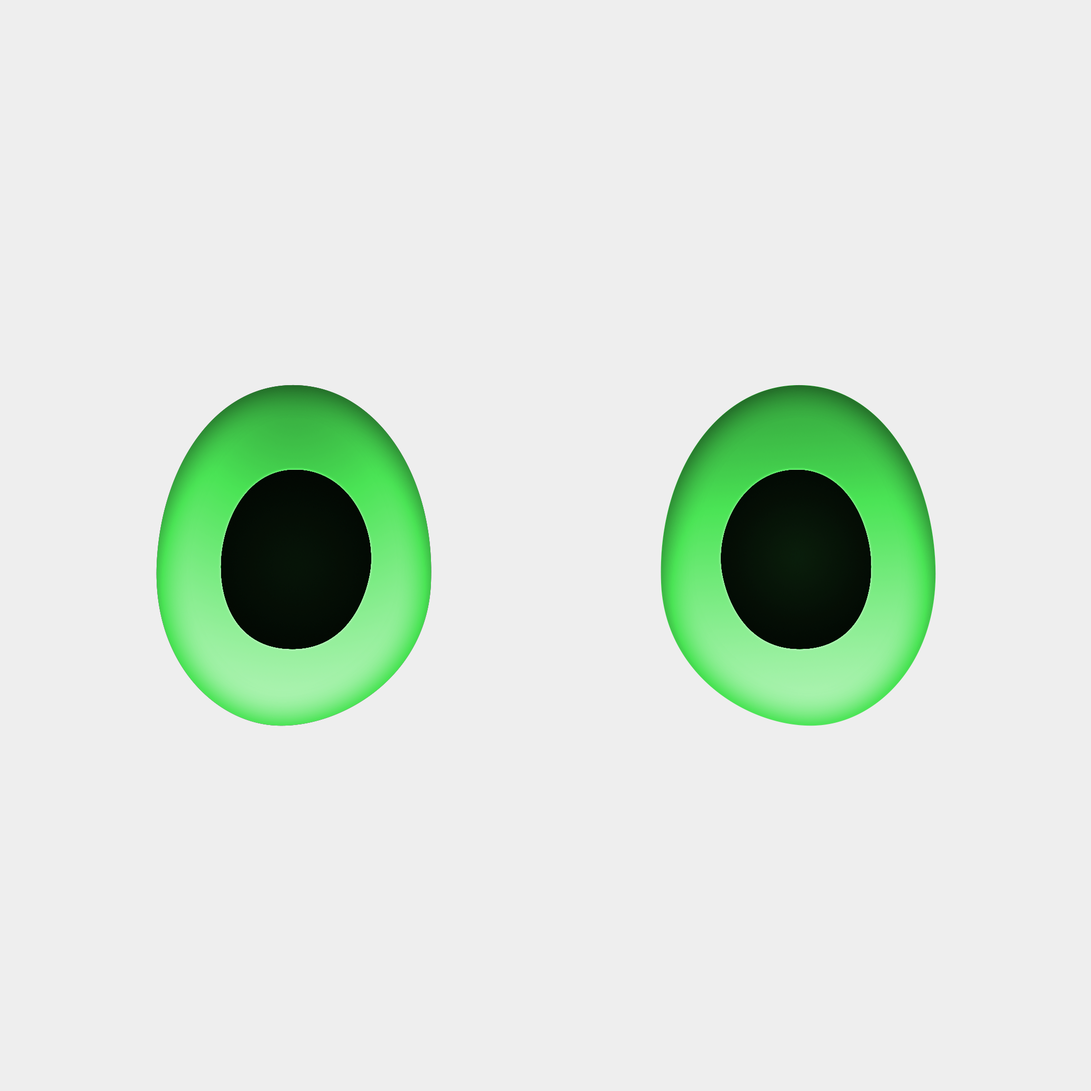
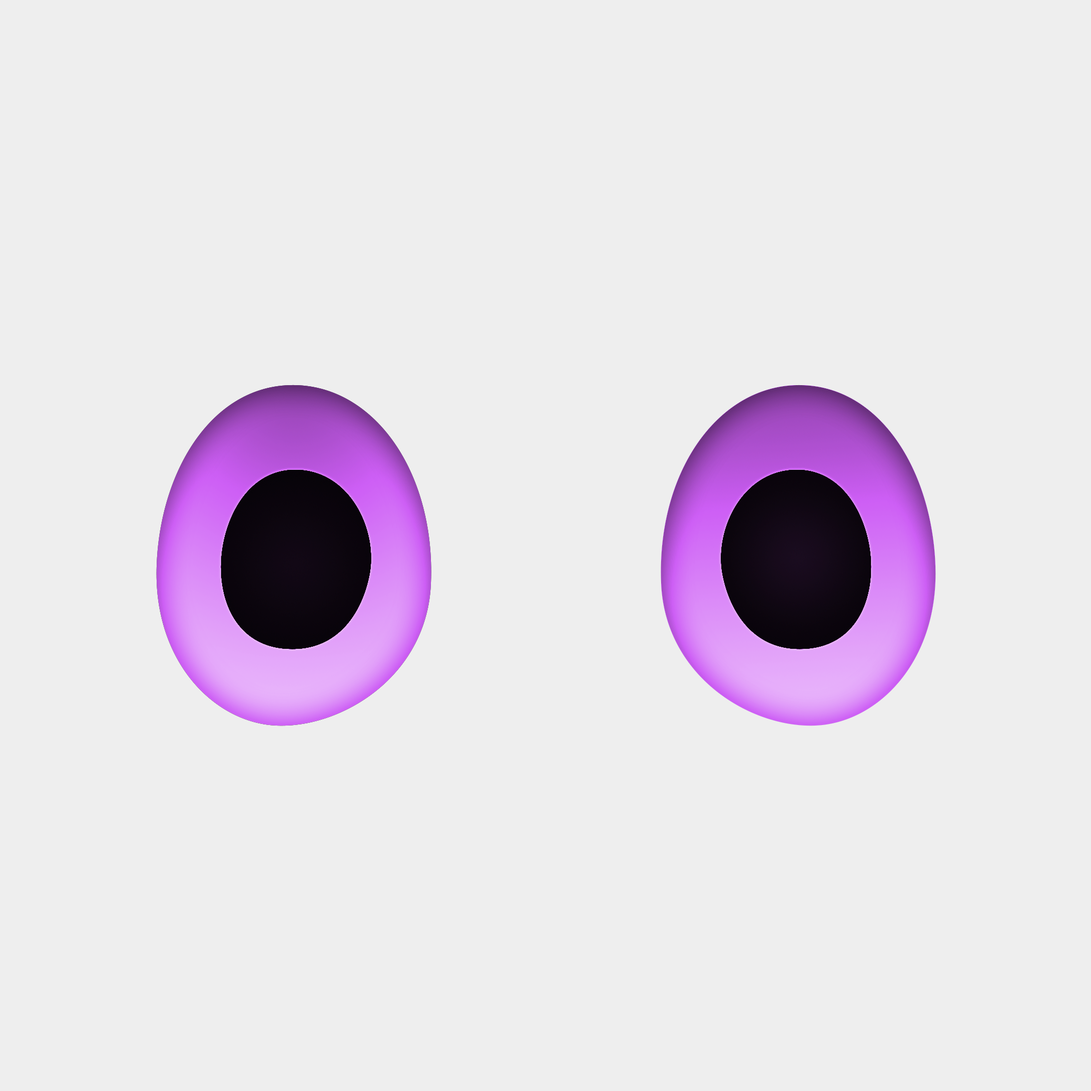
Layers edited between the first and the second 1091 x 1091 image:
hid "レイヤー 1 のコピー 2" over [156, 384, 937, 727]
added layer "レイヤー 1 のコピー 3" (overlay) above "レイヤー 1" over [156, 384, 937, 727]
